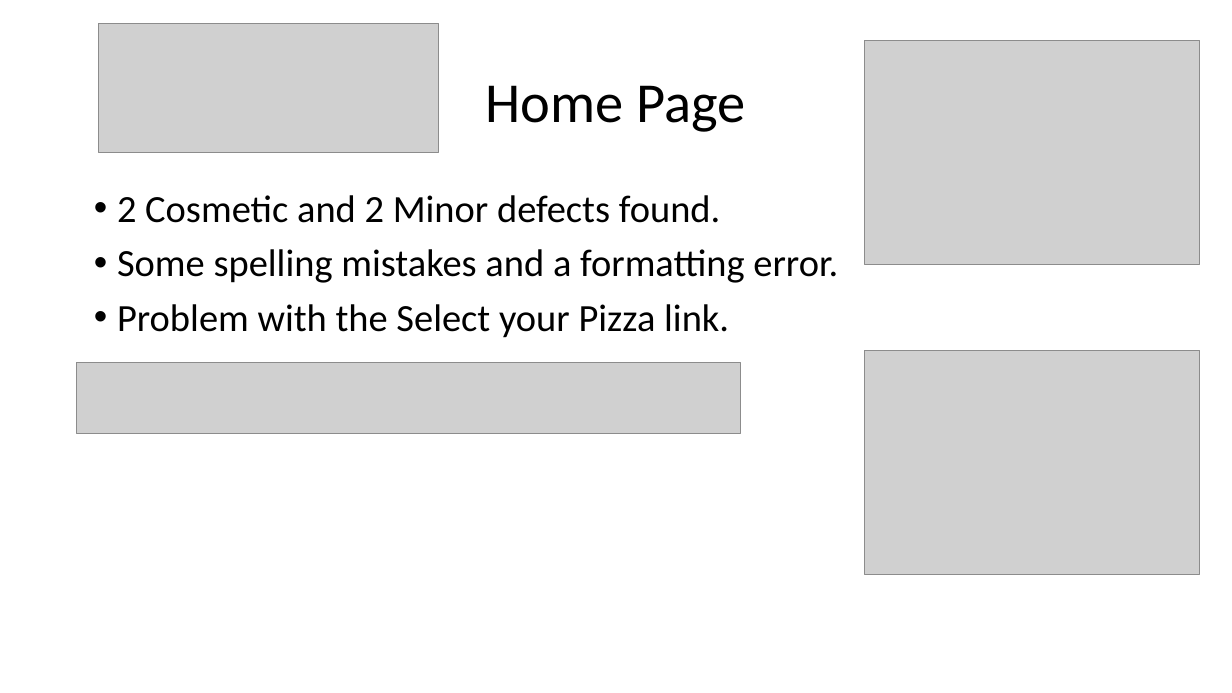
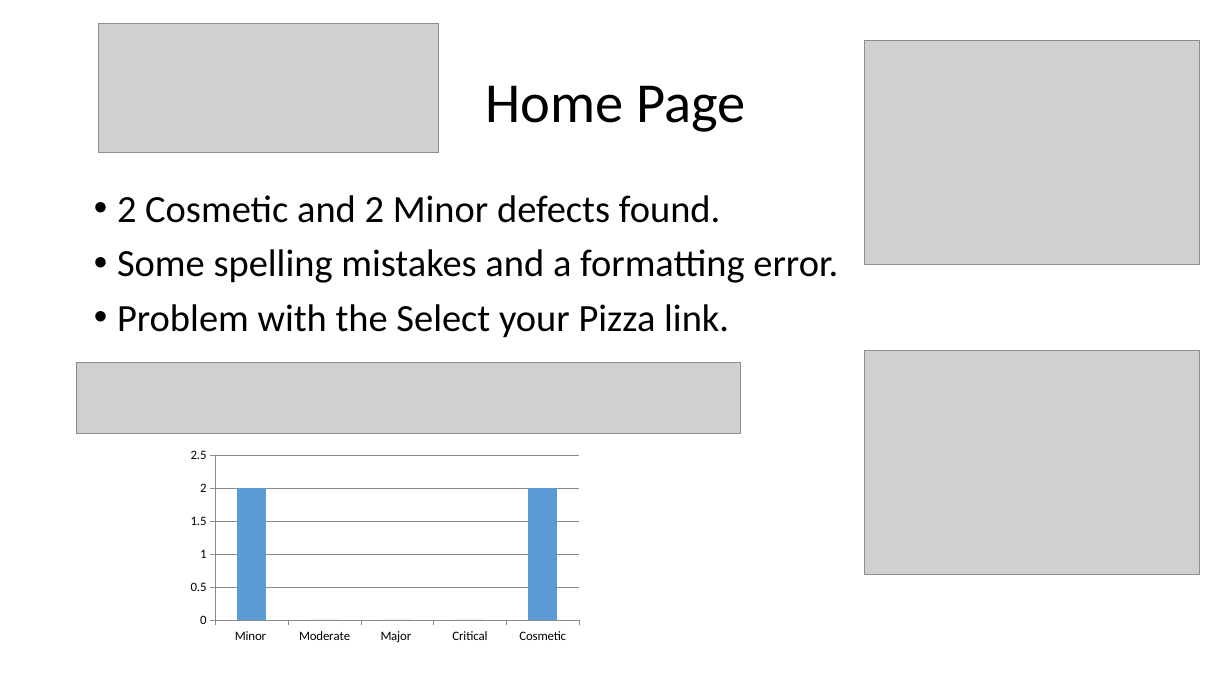
Before and after one commit to KevinOHare/Software-Testing-And-Verification, a slide deck: slide 1 of Presentation/Home Page slide.pptx. Drawn at 1232x693 pixels with LibreOffice and Linux fonts; fonts in the diff are those of the drawing; grey boxes stand for pictures. Boxes give left, top, right and bottom in pixels: in the first picture for what was removed or moved away, otherwise in the second. Text is boxed around its words. In the diff, an @@ line names an element or a change of style, - is before the commit and + after.

Commit message:
Update to Home page slide

```diff
--- a/Presentation/Home Page slide.pptx
+++ b/Presentation/Home Page slide.pptx
@@ column chart added at bbox=[177, 438, 591, 650] @@
+categories: Minor , Moderate, Major , Critical, Cosmetic
+Series 1: 2, 0, 0, 0, 2
```
